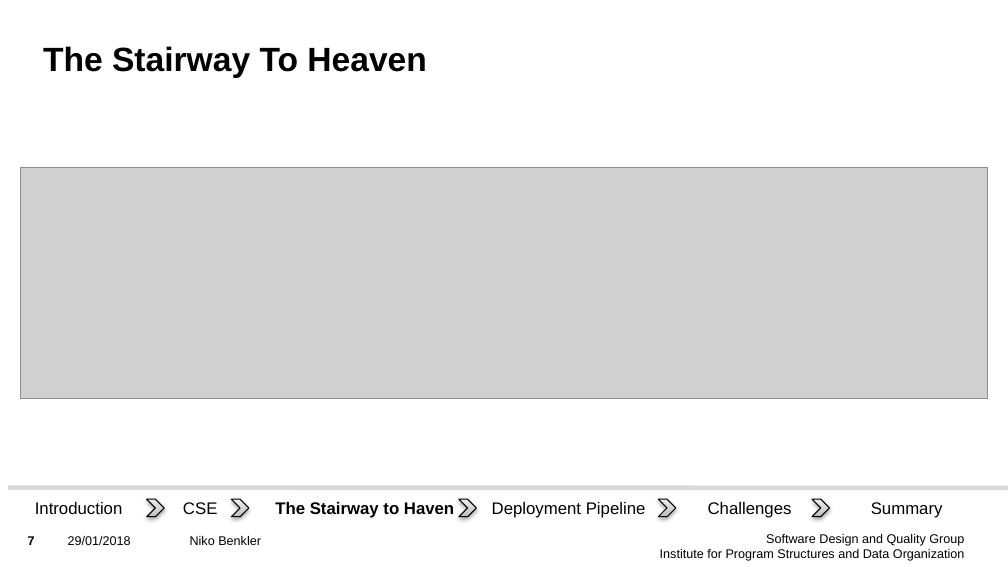
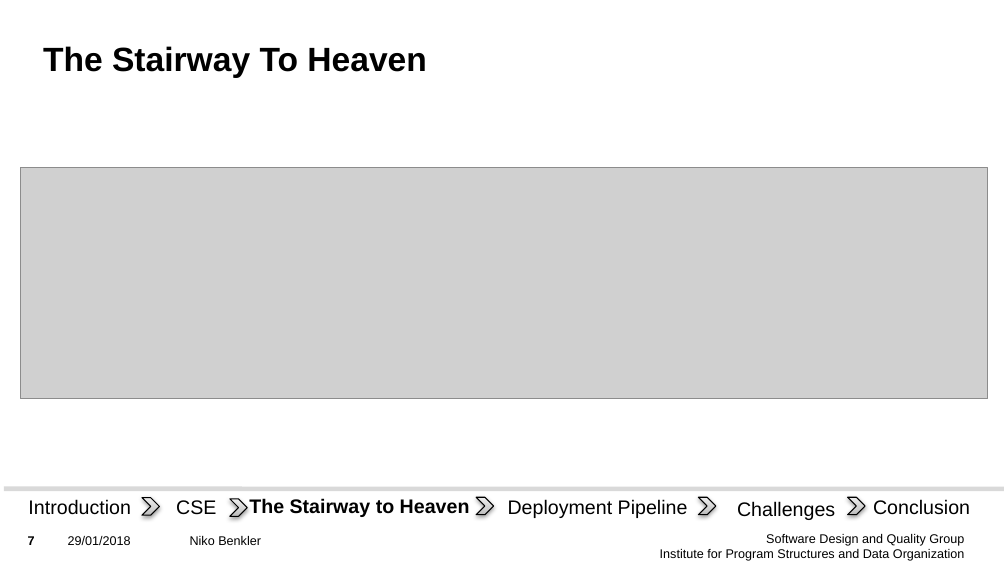
Before and after one commit to Benkler/Proseminar, a slide deck: slide 7 of Präsentation/Präsentation.pptx. Drawn at 1008x567 pixels with LibreOffice and Linux fonts; fonts in the diff are those of the drawing; grey boxes stand for pictures; background and template pictures are left out. Boxes give left, top, right and bottom in pixels: in the first picture for what was removed or moved away, otherwise in the second. Text is boxed around its words. In the diff, an @@ line names an element or a change of style, - is before the commit and + after.

Commit message:
Präsentation Layout verbessert

```diff
--- a/Präsentation/Präsentation.pptx
+++ b/Präsentation/Präsentation.pptx
@@ line moved from (8, 488) - (1008, 488) to (4, 489) - (1004, 489) @@
@@ text "Introduction": place and size @@
-text "Introduction" at bbox=[35, 502, 123, 514]
+text "Introduction" at bbox=[28, 499, 131, 515]
@@ text "Introduction" at bbox=[28, 499, 131, 515]: size 12 to 14 pt @@
@@ chevron: place and size @@
-chevron at bbox=[147, 499, 164, 516]
+chevron at bbox=[142, 498, 159, 515]
@@ text "CSE" at bbox=[176, 500, 216, 515]: size 12 to 14 pt @@
@@ text at bbox=[249, 498, 470, 517]: text changed; size 12 to 14 pt @@
-The Stairway to Haven
+The Stairway to Heaven
@@ chevron: place and size @@
-chevron at bbox=[459, 499, 476, 516]
+chevron at bbox=[476, 497, 493, 514]
@@ text "Deployment Pipeline": place and size @@
-text "Deployment Pipeline" at bbox=[492, 502, 646, 518]
+text "Deployment Pipeline" at bbox=[508, 499, 688, 518]
@@ text "Deployment Pipeline" at bbox=[508, 499, 688, 518]: size 12 to 14 pt; alignment left to centre @@
@@ chevron: place and size @@
-chevron at bbox=[658, 499, 675, 516]
+chevron at bbox=[699, 497, 716, 514]
@@ text "Challenges" at bbox=[737, 501, 835, 520]: size 12 to 14 pt; alignment left to centre @@
@@ text "Challenges": place and size @@
-text "Challenges" at bbox=[708, 502, 792, 518]
+text "Challenges" at bbox=[737, 501, 835, 520]
@@ chevron: place and size @@
-chevron at bbox=[812, 499, 830, 516]
+chevron at bbox=[848, 497, 865, 514]
@@ text removed at bbox=[871, 502, 943, 518] @@
-Summary
@@ text added at bbox=[873, 499, 970, 515], 14 pt, text #000000 @@
+Conclusion
```
Also in this commit, not shown: 8 other slides changed, 1 slide added.
